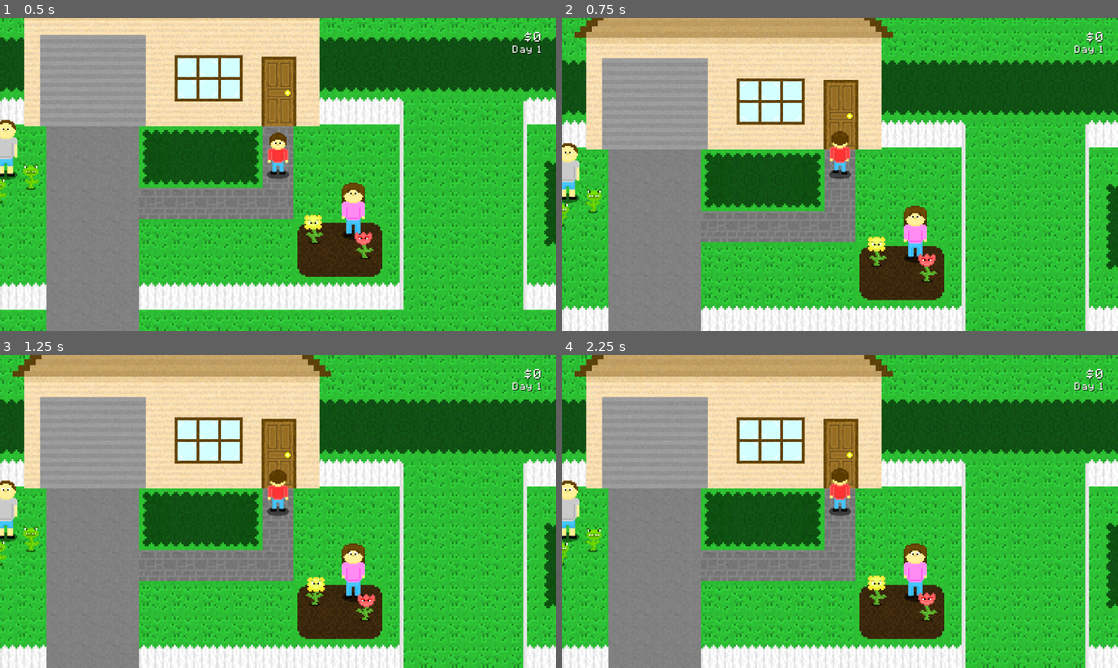
Above: before the commit, frames 1-4 (two rows, left to right).
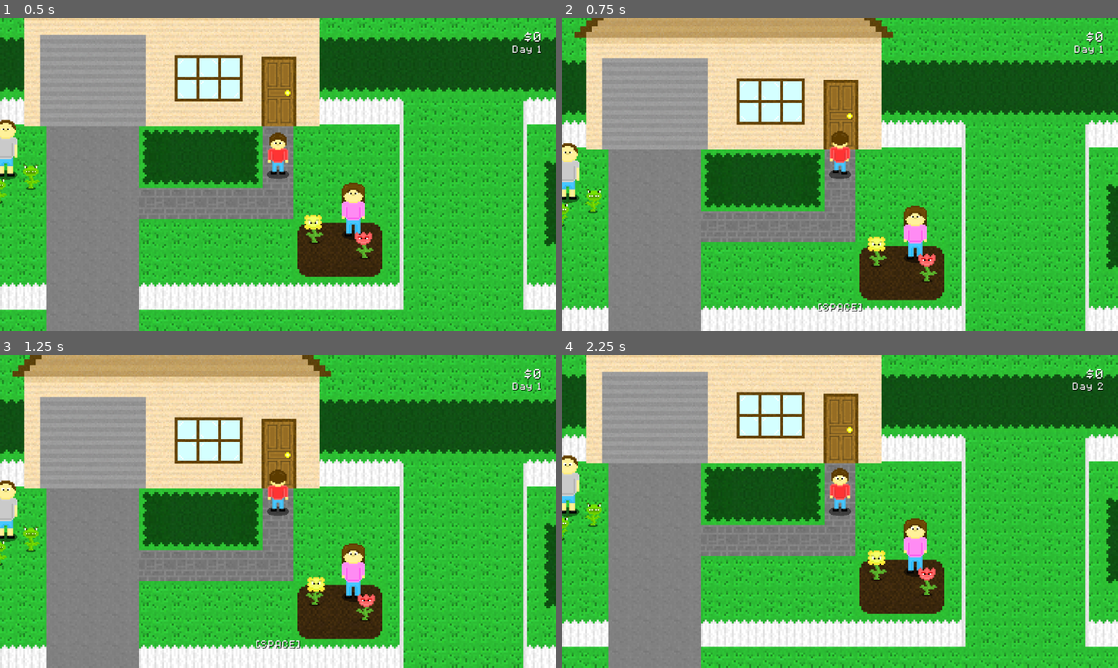
Above: after the commit, the same moments.

Repository: Birb-Games/the-legend-of-the-lawns
Game: Godot game, scene res://scenes/main.tscn
Same seed, same stepped clock (60 frames per second), same inputs: the game is played once before the commit and once after it.
Inputs (mouse positions are in pixels of both pictures, inside the frame that each line leads up to):
- Up to frame 1 (0.5 s): no input
- Up to frame 2 (0.75 s): move the mouse to (812, 237) at 0.52 s; hold W (move_up) from 0.53 s (still down); hold Space (interact) from 0.53 s (still down)
- Up to frame 3 (1.25 s): keep holding W (move_up); keep holding Space (interact)
- Up to frame 4 (2.25 s): move the mouse to (1006, 558) at 1.27 s; release Space (interact) at 1.28 s; tap Space (interact) at 1.35 s; release W (move_up) at 2 s; click (878, 630) at 2 s, where only the run after the commit has a clickable "Yes (skip day)"

Frame 1 is identical in both runs. In frame 2, 0.1% of the frame differs, in the area x 46-54%, y 91-94%; in frame 3, 0.1%; in frame 4, 46%, in the area x 0-100%, y 0-100%.

Commit message:
player can now skip days

Diff:
--- a/scenes/neighborhood.tscn
+++ b/scenes/neighborhood.tscn
@@ -9,6 +9,7 @@
 [ext_resource type="PackedScene" uid="uid://kai60sy8qsix" path="res://scenes/enemies/yellowflower.tscn" id="5_d4j3b"]
 [ext_resource type="PackedScene" uid="uid://cuwajf6p2vxkf" path="res://scenes/enemies/redflower.tscn" id="6_pmd5m"]
 [ext_resource type="PackedScene" uid="uid://bhnk8apyedtit" path="res://scenes/enemies/weed.tscn" id="7_wnnnr"]
+[ext_resource type="Script" uid="uid://c8mw4mf3wdang" path="res://scripts/skip_day.gd" id="10_35gpm"]
 
 [sub_resource type="WorldBoundaryShape2D" id="WorldBoundaryShape2D_xlwpo"]
 normal = Vector2(1, 0)
@@ -17,6 +18,9 @@
 [sub_resource type="WorldBoundaryShape2D" id="WorldBoundaryShape2D_fyy05"]
 normal = Vector2(-1, 0)
 distance = -736.0
+
+[sub_resource type="RectangleShape2D" id="RectangleShape2D_wnnnr"]
+size = Vector2(17, 42)
 
 [node name="Neighborhood" type="Node2D"]
 y_sort_enabled = true
@@ -52,7 +56,7 @@
 display_name = "Dad"
 first_dialog = "Could it wait champ? I'm pulling out the weeds right now. Be careful, the weeds have been... extra difficult recently for some reason."
 player_dialog = "Can we PLEASE get the new Swapdeck?"
-possible_dialog = ["No son, if you want that new console you …(532 unchanged characters)… game for your birthday, you're going to get the money for that console on your own. I mowed lawns as a kid when I needed some cash."]
+possible_dialog = ["No son, if you want that new console you …(532 unchanged characters)… game for your birthday, you're going to have to get the money for that console on your own. I mowed lawns as a kid when I needed some cash."]
 
 [node name="Mom" parent="NPCs" instance=ExtResource("4_dcvy4")]
 position = Vector2(47, -103)
@@ -111,3 +115,13 @@
 
 [node name="CollisionShape2D" type="CollisionShape2D" parent="RightWorldBoundary"]
 shape = SubResource("WorldBoundaryShape2D_fyy05")
+
+[node name="SkipDay" type="Area2D" parent="."]
+script = ExtResource("10_35gpm")
+
+[node name="CollisionShape2D" type="CollisionShape2D" parent="SkipDay"]
+position = Vector2(8.5, -174)
+shape = SubResource("RectangleShape2D_wnnnr")
+
+[connection signal="body_entered" from="SkipDay" to="SkipDay" method="_on_body_entered"]
+[connection signal="body_exited" from="SkipDay" to="SkipDay" method="_on_body_exited"]
--- /dev/null
+++ b/scripts/skip_day.gd
@@ -0,0 +1,17 @@
+extends Area2D
+
+var player_in_area: bool = false
+
+func _process(_delta: float) -> void:
+	if player_in_area and Input.is_action_just_pressed("interact"):
+		$/root/Main/HUD.set_skip_day_menu()
+
+func _on_body_entered(body: Node2D) -> void:
+	if body is Player:
+		player_in_area = true
+		body.interact_text = "[SPACE]"
+
+func _on_body_exited(body: Node2D) -> void:
+	if body is Player:
+		player_in_area = false
+		body.interact_text = ""
--- a/scripts/ui/hud.gd
+++ b/scripts/ui/hud.gd
@@ -86,6 +86,9 @@
 func set_npc_menu(npc: NPC) -> void:
 	$Control/NeighborMenu.set_npc_menu(npc)
 
+func set_skip_day_menu() -> void:
+	$Control/NeighborMenu.set_skip_day_menu()
+
 func hide_neighbor_menu() -> void:
 	$Control/NeighborMenu.hide_menu()
 
--- a/scripts/ui/neighbor_menu.gd
+++ b/scripts/ui/neighbor_menu.gd
@@ -117,6 +117,36 @@
 
 	show()
 
+func skip_day():
+	var main: Main = $/root/Main
+	main.advance_day()
+	var player: Player = $/root/Main/Player
+	player.dir = "down"
+	player.position = main.player_pos
+	hide()
+
+func set_skip_day_menu() -> void:
+	current_npc = null
+	current_neighbor = null
+	reset_buttons()
+	$Menu/VBoxContainer/Wage.hide()
+
+	$Menu/VBoxContainer/Name.text = "Your House"
+	$Menu/VBoxContainer/Wage.text = ""
+	$Menu/VBoxContainer/Description.text = """
+Are you sure you want to go inside and play games on itch.io for the rest of the day?
+"""
+
+	buttons[0].show()
+	buttons[0].text = "No, I should mow a lawn."
+	buttons[0].connect("pressed", on_leave_pressed)
+
+	buttons[1].show()
+	buttons[1].text = "Yes (skip day)"
+	buttons[1].connect("pressed", skip_day)
+
+	show()
+
 func on_leave_pressed() -> void:
 	hide()
 	hide_neighbor()
Not shown: 1 places in scenes/neighborhood.tscn that only renumber resources
Not shown, added: scripts/skip_day.gd.uid
